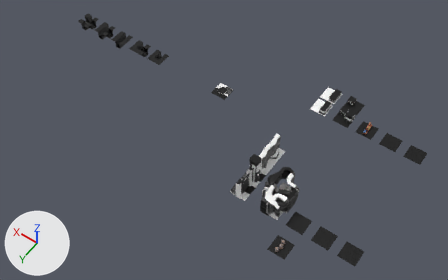
Renders of the FBX model Assets/Models/Environment/Arctic_Industrial/Tiles_Industrial.fbx from each side of a commit.
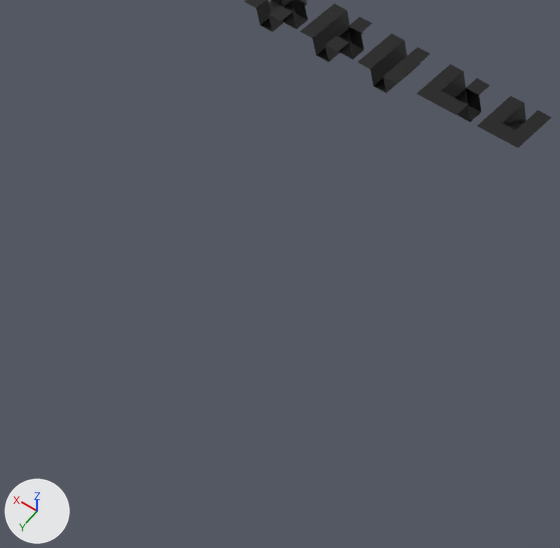
The first picture shows the older version from a 50 mm camera at (-367.0, 423.0, 555.0) aimed at (-109.0, 61.0, -13.0). The close-ups show both versions on the part from 1% to 38% of the width and 8% to 66% of the height of that picture; other places that the commit changed are outside them. Every picture has the same lights, and +X, +Y and +Z are marked at lower left. Where no turn or scale is listed for an object, it has been applied to the vertices.

Objects in the first close-up: 'AI_Trench1', 'AI_Trench15', 'AI_Trench3', 'AI_Trench5', 'AI_Trench7'.
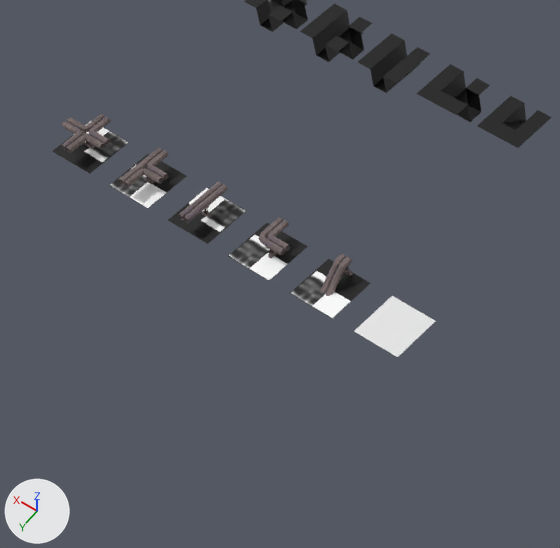
Where the newer file only moved an object's origin or applied its transform, the numbers keep the older frame.

Pixel boxes [x1, y1, x2, y2] of what changed, in the close-ups (560 x 548 px):
'Industrial_Bridge.001', added: after [291, 253, 370, 318]
    faces in mat_ground (picture img_arctic_industrial_7_map1_png): [291, 259, 370, 318]
    faces in mat_metalobject (picture img_metalobject_png): [320, 253, 353, 296]
'Industrial_Bridge', added: after [354, 296, 435, 357]
'Industrial_Bridge.002', added: after [229, 217, 308, 280]
    faces in mat_ground (picture img_arctic_industrial_7_map1_png): [229, 223, 308, 280]
    faces in mat_metalobject (picture img_metalobject_png): [258, 217, 290, 258]
'Industrial_Bridge.005', added: after [52, 114, 129, 174]
    faces in mat_ground (picture img_arctic_industrial_7_map1_png): [52, 120, 129, 174]
    faces in mat_metalobject (picture img_metalobject_png): [61, 114, 111, 153]
'Industrial_Bridge.004', added: after [168, 182, 246, 244]
    faces in mat_ground (picture img_arctic_industrial_7_map1_png): [168, 188, 246, 244]
    faces in mat_metalobject (picture img_metalobject_png): [178, 182, 228, 223]
'Industrial_Bridge.003', added: after [109, 147, 187, 208]
    faces in mat_ground (picture img_arctic_industrial_7_map1_png): [109, 154, 187, 208]
    faces in mat_metalobject (picture img_metalobject_png): [119, 147, 168, 188]

Edits to the bpy script that builds the scene:
```text
Add mat_ground:
    mat_ground = principled_material('Ground')
    mat_ground.texture = img_arctic_industrial_7_map1_png  # with its transparency
    mat_ground.roughness = 0.4
Add me_plane_032:
    me_plane_032.from_pydata(...)  # 256 vertices, 206 faces; spans x -10.0..10.0, y -10.0..10.0, z 0.0..8.3
    # faces by material slot: [1, 4, 201]
    me_plane_032.materials.append(mat_ground)  # picture img_arctic_industrial_7_map1_png
    me_plane_032.materials.append(mat_beam)  # picture img_metalbeam_png
    me_plane_032.materials.append(mat_metalobject)  # picture img_metalobject_png
Add me_plane_013:
    me_plane_013.from_pydata([(-10.0, -10.0, 0.0), (10.0, -10.0, 0.0), (-10.0, 10.0, 0.0), (10.0, 10.0, 0.0)], [], [(0, 1, 3, 2)])
Add me_plane_015:
    me_plane_015.from_pydata(...)  # 162 vertices, 127 faces; spans x -10.0..10.0, y -10.0..10.0, z -4.8..8.3
    # faces by material slot: [1, 4, 122]
    me_plane_015.materials.append(mat_ground)  # picture img_arctic_industrial_7_map1_png
    me_plane_015.materials.append(mat_beam)  # picture img_metalbeam_png
    me_plane_015.materials.append(mat_metalobject)  # picture img_metalobject_png
Add me_plane_029:
    me_plane_029.from_pydata(...)  # 232 vertices, 177 faces; spans x -10.0..10.0, y -10.0..10.0, z 0.0..8.3
    # faces by material slot: [1, 8, 168]
    me_plane_029.materials.append(mat_ground)  # picture img_arctic_industrial_7_map1_png
    me_plane_029.materials.append(mat_beam)  # picture img_metalbeam_png
    me_plane_029.materials.append(mat_metalobject)  # picture img_metalobject_png
Add me_plane_031:
    me_plane_031.from_pydata(...)  # 98 vertices, 61 faces; spans x -10.0..10.0, y -10.0..10.0, z 0.0..8.3
    # faces by material slot: [1, 4, 56]
    me_plane_031.materials.append(mat_ground)  # picture img_arctic_industrial_7_map1_png
    me_plane_031.materials.append(mat_beam)  # picture img_metalbeam_png
    me_plane_031.materials.append(mat_metalobject)  # picture img_metalobject_png
Add me_plane_030:
    me_plane_030.from_pydata(...)  # 177 vertices, 134 faces; spans x -10.0..10.0, y -10.0..10.0, z 0.0..8.3
    # faces by material slot: [1, 4, 129]
    me_plane_030.materials.append(mat_ground)  # picture img_arctic_industrial_7_map1_png
    me_plane_030.materials.append(mat_beam)  # picture img_metalbeam_png
    me_plane_030.materials.append(mat_metalobject)  # picture img_metalobject_png
Add ob_industrial_bridge_005:
    ob_industrial_bridge_005 = bpy.data.objects.new('Industrial_Bridge.005', me_plane_032)
    ob_industrial_bridge_005.location = (150.0, 112.0, 0.0)
Add ob_industrial_bridge:
    ob_industrial_bridge = bpy.data.objects.new('Industrial_Bridge', me_plane_013)
    ob_industrial_bridge.location = (0.0, 112.0, 0.0)
Add ob_industrial_bridge_001:
    ob_industrial_bridge_001 = bpy.data.objects.new('Industrial_Bridge.001', me_plane_015)
    ob_industrial_bridge_001.location = (30.0, 112.0, 0.0)
Add ob_industrial_bridge_002:
    ob_industrial_bridge_002 = bpy.data.objects.new('Industrial_Bridge.002', me_plane_029)
    ob_industrial_bridge_002.location = (60.0, 112.0, 0.0)
Add ob_industrial_bridge_004:
    ob_industrial_bridge_004 = bpy.data.objects.new('Industrial_Bridge.004', me_plane_031)
    ob_industrial_bridge_004.location = (90.0, 112.0, 0.0)
Add ob_industrial_bridge_003:
    ob_industrial_bridge_003 = bpy.data.objects.new('Industrial_Bridge.003', me_plane_030)
    ob_industrial_bridge_003.location = (120.0, 112.0, 0.0)
```
